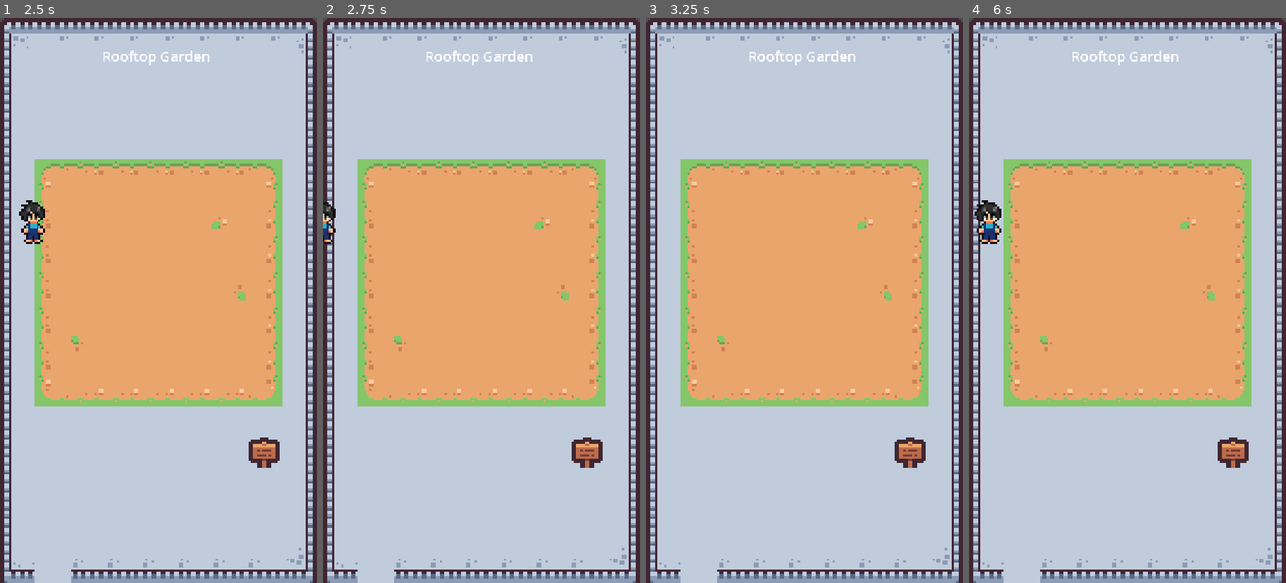
Above: before the commit, frames 1-4 (left to right).
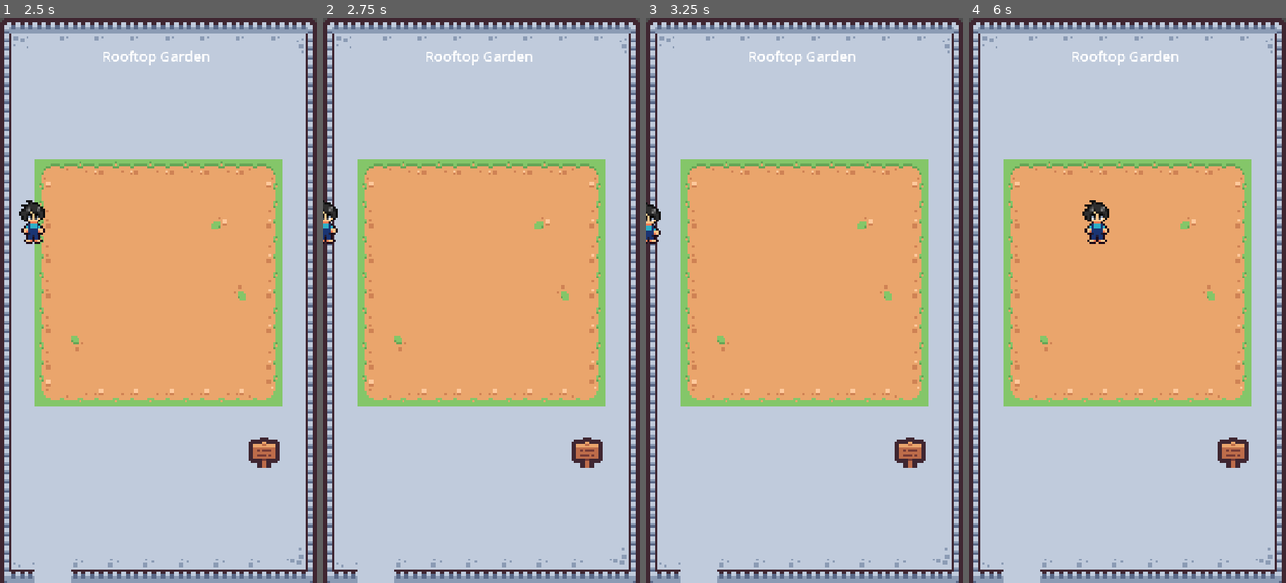
Above: after the commit, the same moments.

Repository: adnjoo/rooftop-garden
Game: Godot game, scene res://scenes/main.tscn
Same seed, same stepped clock (60 frames per second), same inputs: the game is played once before the commit and once after it.
Inputs:
- Up to frame 1 (2.5 s): hold W (move_up) 0.53-2.03 s; hold A (move_left) from 2.03 s (still down)
- Up to frame 2 (2.75 s): keep holding A (move_left)
- Up to frame 3 (3.25 s): keep holding A (move_left)
- Up to frame 4 (6 s): tap Enter at 3.5 s; release A (move_left) at 3.53 s; hold S (move_down) 3.53-4.28 s; hold D (move_right) 4.28-5.03 s; hold W (move_up) 5.03-5.78 s; hold D (move_right) from 5.78 s (still down)

Frame 1 is identical in both runs. In frame 2, 0.2% of the frame differs, in the area x 0-5%, y 32-40%; in frame 3, 0.2%; in frame 4, 0.9%, in the area x 1-45%, y 32-40%.

Commit message:
feat: add collision walls to contain player in play area

Diff:
--- a/scenes/main.tscn
+++ b/scenes/main.tscn
@@ -142,7 +142,17 @@
 [sub_resource type="TileSet" id="TileSet_0wfyh"]
 sources/0 = SubResource("TileSetAtlasSource_o5qli")
 
-[sub_resource type="WorldBoundaryShape2D" id="WorldBoundaryShape2D_0wfyh"]
+[sub_resource type="RectangleShape2D" id="RectangleShape2D_top"]
+size = Vector2(720, 50)
+
+[sub_resource type="RectangleShape2D" id="RectangleShape2D_bottom"]
+size = Vector2(720, 50)
+
+[sub_resource type="RectangleShape2D" id="RectangleShape2D_left"]
+size = Vector2(50, 1280)
+
+[sub_resource type="RectangleShape2D" id="RectangleShape2D_right"]
+size = Vector2(50, 1280)
 
 [sub_resource type="LabelSettings" id="LabelSettings_0wfyh"]
 font_size = 32
@@ -173,8 +183,31 @@
 [node name="Player" parent="World" instance=ExtResource("3_player")]
 position = Vector2(208, 912)
 
-[node name="CollisionPolygon2D" type="CollisionShape2D" parent="."]
-shape = SubResource("WorldBoundaryShape2D_0wfyh")
+[node name="Walls" type="Node2D" parent="World"]
+
+[node name="TopWall" type="StaticBody2D" parent="World/Walls"]
+position = Vector2(360, -25)
+
+[node name="CollisionShape2D" type="CollisionShape2D" parent="World/Walls/TopWall"]
+shape = SubResource("RectangleShape2D_top")
+
+[node name="BottomWall" type="StaticBody2D" parent="World/Walls"]
+position = Vector2(360, 1305)
+
+[node name="CollisionShape2D" type="CollisionShape2D" parent="World/Walls/BottomWall"]
+shape = SubResource("RectangleShape2D_bottom")
+
+[node name="LeftWall" type="StaticBody2D" parent="World/Walls"]
+position = Vector2(-25, 640)
+
+[node name="CollisionShape2D" type="CollisionShape2D" parent="World/Walls/LeftWall"]
+shape = SubResource("RectangleShape2D_left")
+
+[node name="RightWall" type="StaticBody2D" parent="World/Walls"]
+position = Vector2(745, 640)
+
+[node name="CollisionShape2D" type="CollisionShape2D" parent="World/Walls/RightWall"]
+shape = SubResource("RectangleShape2D_right")
 
 [node name="UI" type="Control" parent="."]
 layout_mode = 1
Not shown: 1 places in scenes/main.tscn that only renumber resources
